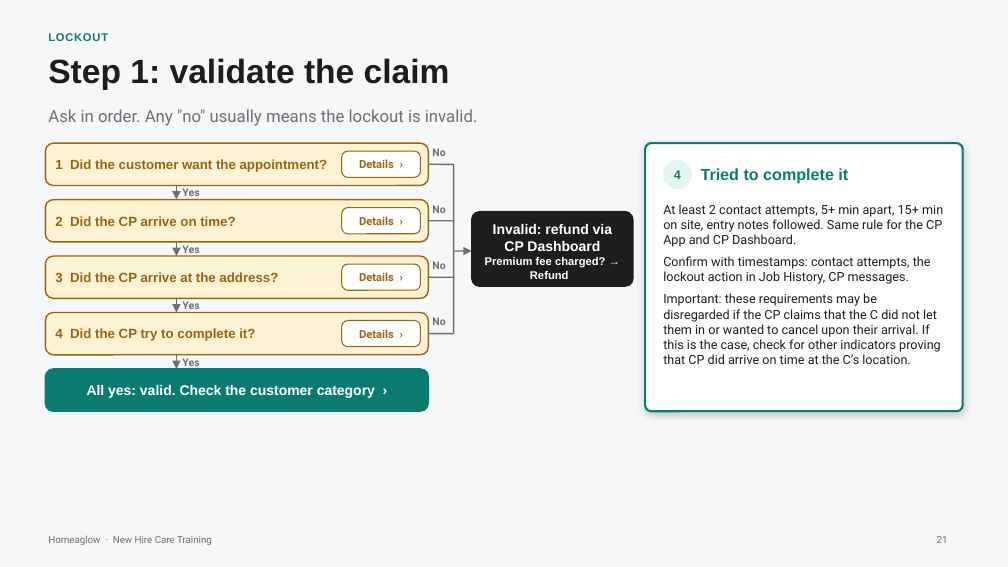
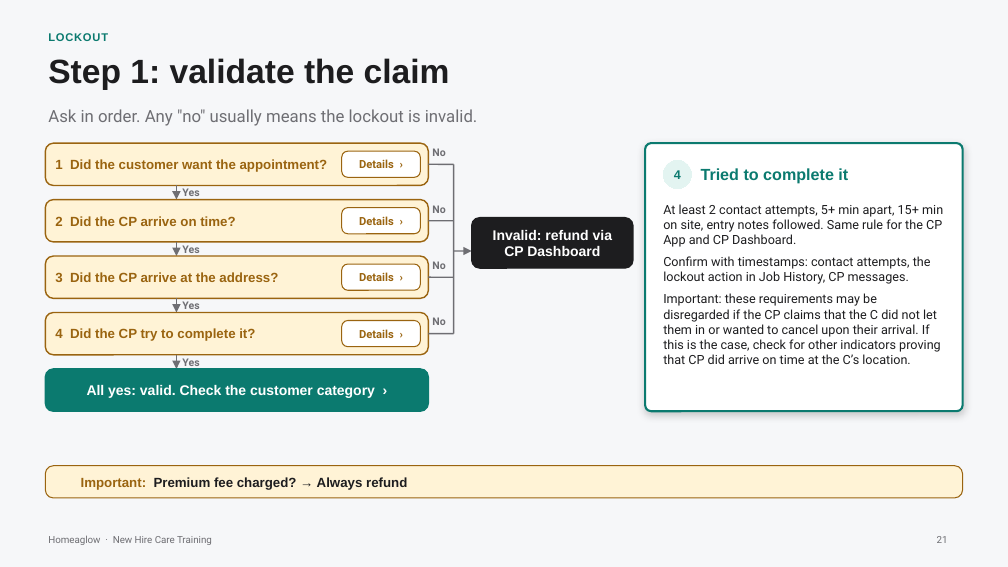
Before and after one commit to anjulimichelle/training, a slide deck: slide 21 of incorrect-info-lmc-lockout/incorrect-info-lmc-lockout.pptx. Drawn at 1008x567 pixels with LibreOffice and Linux fonts; fonts in the diff are those of the drawing; grey boxes stand for pictures; background and template pictures are left out. Boxes give left, top, right and bottom in pixels: in the first picture for what was removed or moved away, otherwise in the second. Text is boxed around its words. In the diff, an @@ line names an element or a change of style, - is before the commit and + after.

```diff
--- a/incorrect-info-lmc-lockout/incorrect-info-lmc-lockout.pptx
+++ b/incorrect-info-lmc-lockout/incorrect-info-lmc-lockout.pptx
@@ rounded rectangle: place and size @@
-rounded rectangle at (472,212,633,286)
+rounded rectangle at (472,218,633,268)
@@ rounded rectangle at (472,218,633,268): proportions changed @@
@@ text at (485,257,605,279): paragraph removed @@
-Premium fee charged? → Refund
@@ rounded rectangle added at (45,466,963,498), fill #FFF3D6, outline #9A6410 0.75 pt @@
@@ text added at (81,477,407,490), 9.5 pt, text #1D1D1F, bold @@
+Important: Premium fee charged? → Always refund
```
Also in this commit, not shown: 2 other slides changed, 1 other file.
